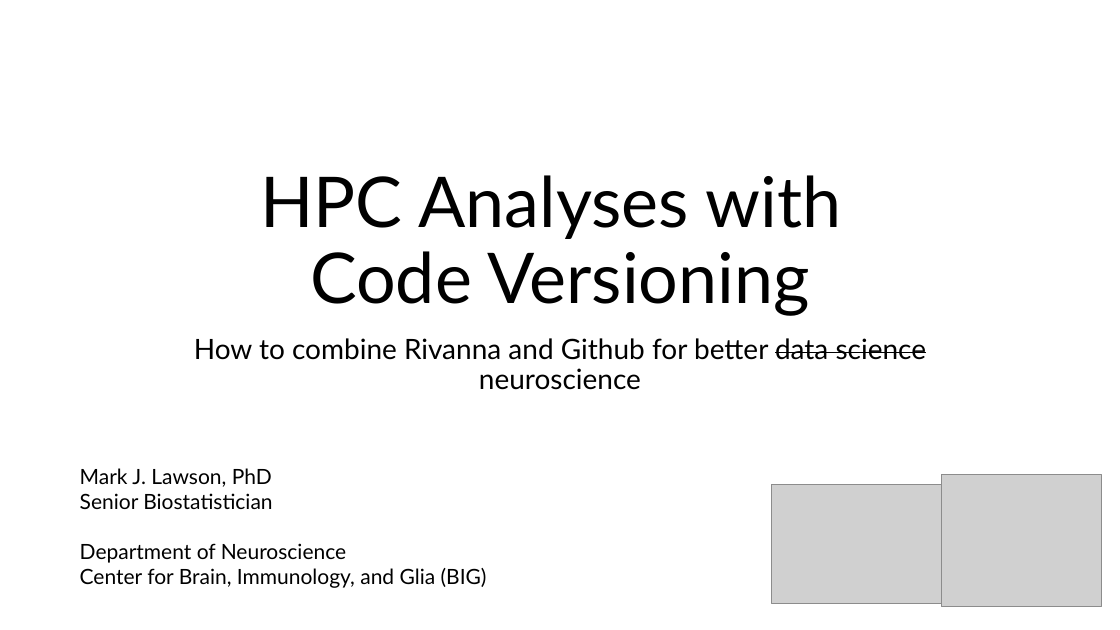
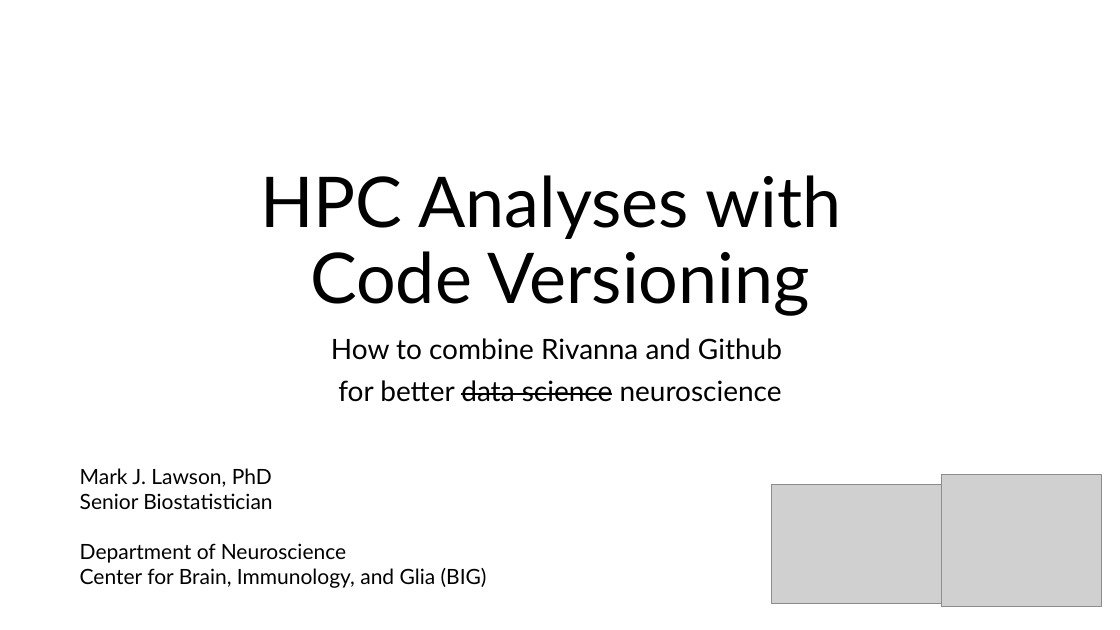
Before and after one commit to lawsonvt/rivanna_slurm_git_tutorial, a slide deck: slide 1 of tutorial_slides.pptx. Drawn at 1120x630 pixels with LibreOffice and Linux fonts; fonts in the diff are those of the drawing; grey boxes stand for pictures. Boxes give left, top, right and bottom in pixels: in the first picture for what was removed or moved away, otherwise in the second. Text is boxed around its words. In the diff, an @@ line names an element or a change of style, - is before the commit and + after.

```diff
--- a/tutorial_slides.pptx
+++ b/tutorial_slides.pptx
@@ subtitle at [331,338,782,402]: text changed @@
-How to combine Rivanna and Github for better data science neuroscience
+How to combine Rivanna and Github
+for better data science neuroscience
```
Also in this commit, not shown: 2 other slides changed, 6 slides added.
